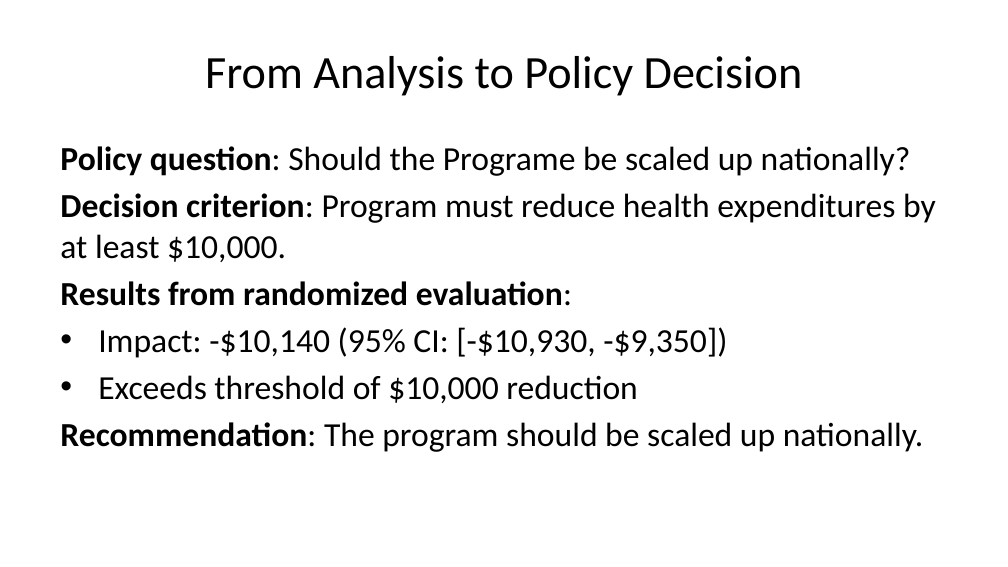
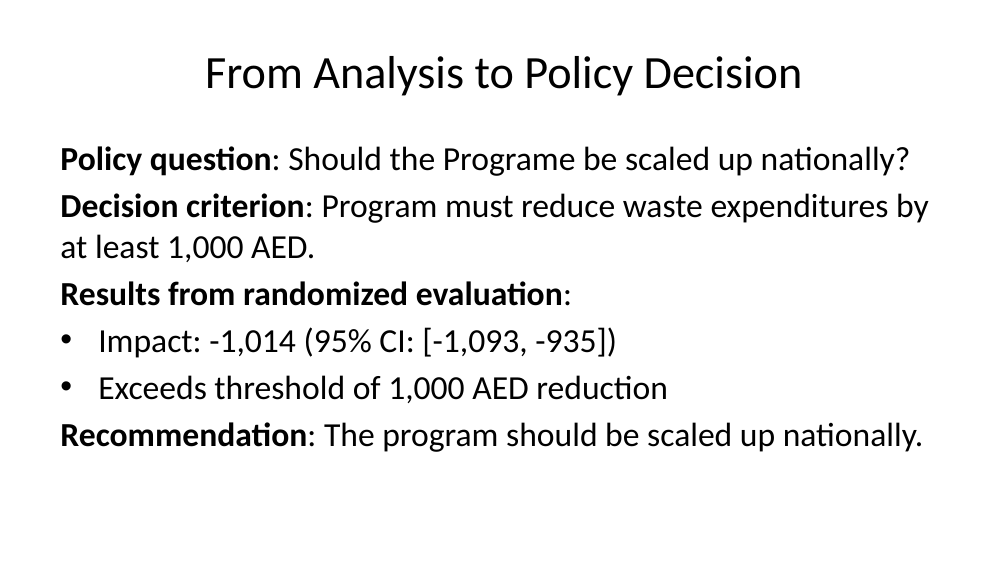
Before and after one commit to lsempe77/R-course, a slide deck: slide 12 of sessions_in_Abu_Dhabi/session_6.pptx (slide 11 before the commit). Drawn at 1008x567 pixels with LibreOffice and Linux fonts; fonts in the diff are those of the drawing. Boxes give left, top, right and bottom in pixels: in the first picture for what was removed or moved away, otherwise in the second. Text is boxed around its words. In the diff, an @@ line names an element or a change of style, - is before the commit and + after.

```diff
--- a/sessions_in_Abu_Dhabi/session_6.pptx
+++ b/sessions_in_Abu_Dhabi/session_6.pptx
@@ text at bbox=[60, 193, 929, 262]: text changed @@
-Decision criterion: Program must reduce health expenditures by at least $10,000.
+Decision criterion: Program must reduce waste expenditures by at least 1,000 AED.
@@ text at bbox=[98, 327, 667, 403]: text changed @@
-• Impact: -$10,140 (95% CI: [-$10,930, -$9,350])
-• Exceeds threshold of $10,000 reduction
+• Impact: -1,014 (95% CI: [-1,093, -935])
+• Exceeds threshold of 1,000 AED reduction
```
Also in this commit, not shown: 7 other slides changed, 2 slides added, 38 other files.
